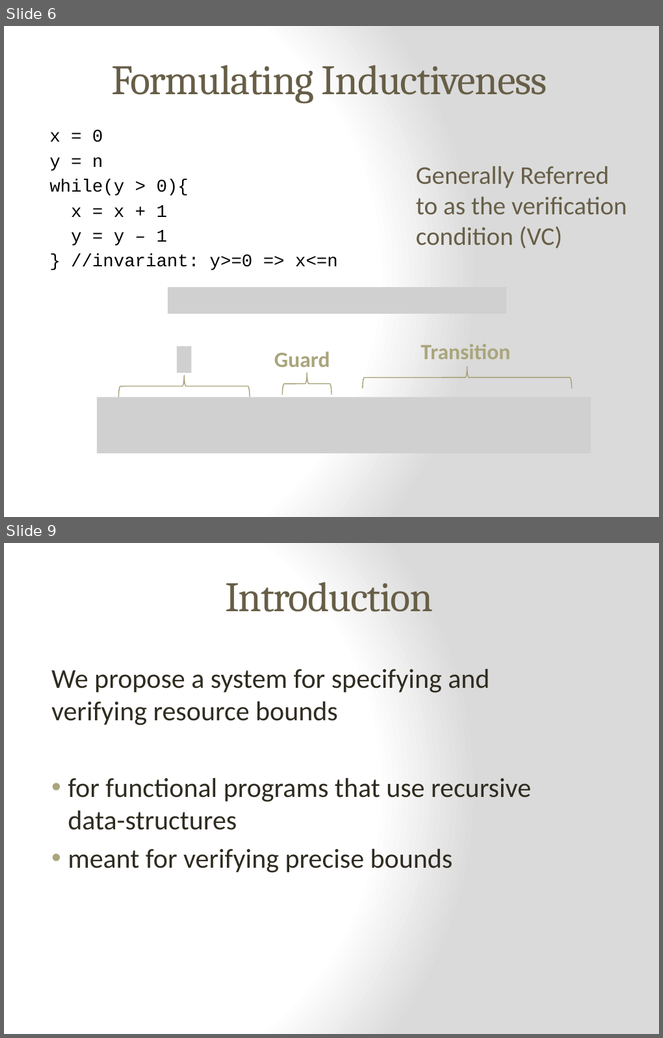
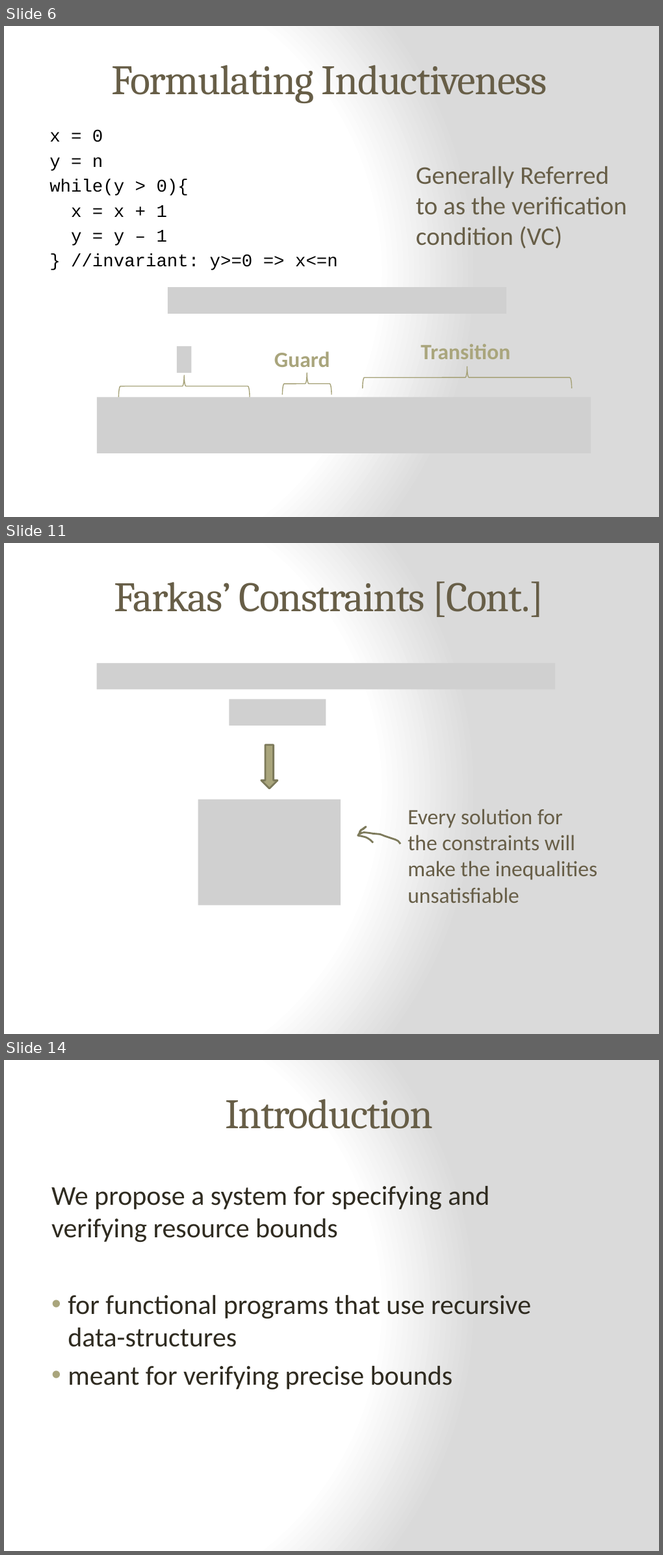
Before and after one commit to epfl-lara/leon, a slide deck: slides/Invariant&BoundInference.pptx. Shown one above the other, each under a label of ours: slides 6 and 9 before the commit, slides 6, 11 and 14 after it; the slides between them are not shown. The pictures are 663x1038 and 663x1555 pixels, drawn with LibreOffice and Linux fonts; fonts in the diff are those of the drawing; grey boxes stand for pictures. Boxes give left, top, right and bottom in pixels: in the first picture for what was removed or moved away, otherwise in the second. Text is boxed around its words. In the diff, an @@ line names an element or a change of style, - is before the commit and + after.

```diff
--- a/slides/Invariant&BoundInference.pptx
+++ b/slides/Invariant&BoundInference.pptx
@@ slide 11 added at <box>4,543,659,1034</box>, background gradient #FFFFFF to #DADADA @@
@@ title added at <box>114,581,544,617</box>, 46 pt, text #675E47 @@
+Farkas’ Constraints [Cont.]
@@ picture added at <box>97,663,556,689</box> @@
@@ picture added at <box>230,700,326,726</box> @@
@@ down arrow added at <box>261,745,278,789</box>, fill #A9A57C, outline #7D7A5C 2 pt @@
@@ picture added at <box>198,800,340,906</box> @@
@@ text added at <box>408,809,597,903</box>, 24 pt, text #675E47 @@
+Every solution for
+the constraints will
+make the inequalities
+unsatisfiable
@@ freeform shape added at <box>358,826,400,844</box>, outline #7D7A5C 2 pt @@
@@ what was slide 9 is now slide 14 @@
```
Also in this commit, not shown: 1 slide changed, 4 other slides added.
